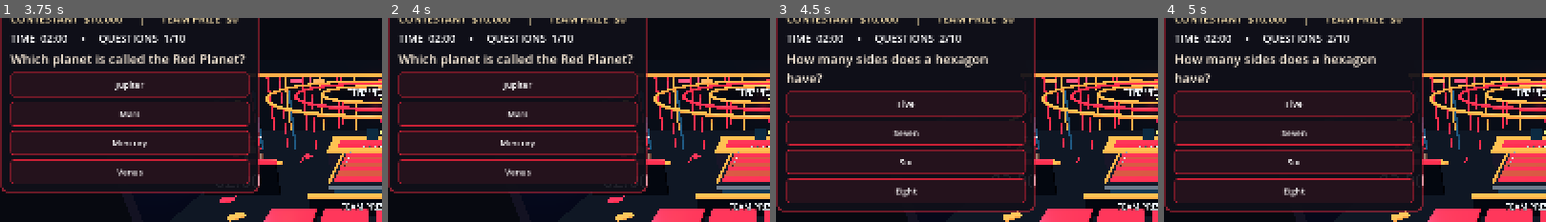
Above: before the commit, frames 1-4 (left to right).
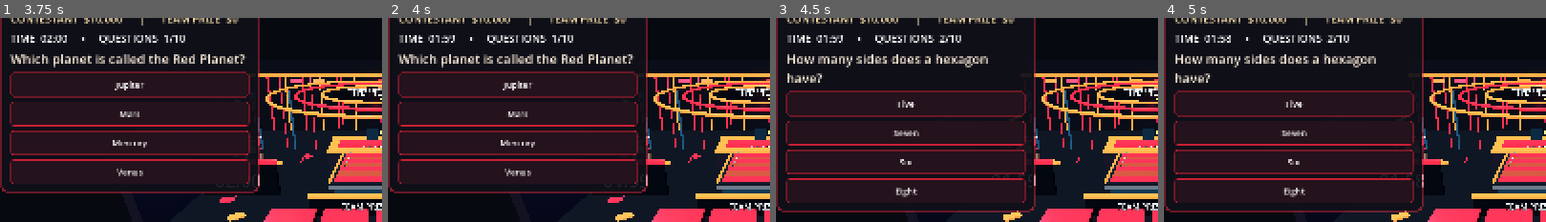
Above: after the commit, the same moments.

Repository: Becksploder2/The-Hunt
Game: Godot game, scene res://main.tscn
Same seed, same stepped clock (60 frames per second), same inputs: the game is played once before the commit and once after it.
Inputs:
- Up to frame 1 (3.75 s): click "PLAY THE HUNT" at 0.5 s; click "MAIN MENU" at 1.25 s; click "PLAY THE HUNT" at 2 s; click "START CASH BUILDER" at 2.75 s; click "Ottawa" at 3.5 s
- Up to frame 2 (4 s): no input
- Up to frame 3 (4.5 s): click "Jupiter" at 4.25 s
- Up to frame 4 (5 s): no input
The pictures show only the part of the screen within x 1-51%, y 15-65%; the shares and areas given below are measured in that part.

Frame 1 is identical in both runs. In frame 2, 0.1% of the frame differs, in the area x 12-18%, y 8-13%; in frame 3, 0.1%; in frame 4, 0.1%.

Commit message:
Fix cashbuilder timer stopping on first question redraw; keep countdown independent of screen clearing

Diff:
--- a/godot/main.gd
+++ b/godot/main.gd
@@ -680,8 +680,7 @@
  panel.add_child(content)
 
 func _clear_ui() -> void:
- if countdown != null:
-  countdown.stop()
+ # Only clear presentation widgets. Never stop a live clock during question redraw.
  for child in content.get_children():
   content.remove_child(child)
   child.queue_free()
@@ -764,6 +763,8 @@
   stage_clock.text=_clock_string(ceili(time_remaining))
 
 func _main_menu() -> void:
+ if countdown != null:
+  countdown.stop()
  phase="menu"
  _clear_ui()
  message="Let the Hunt Begin!"
@@ -895,6 +896,7 @@
  _builder_intro()
 
 func _builder_intro() -> void:
+ countdown.stop()
  phase="builder_intro"
  individual_money=0
  right_answers=0
@@ -906,8 +908,8 @@
  _scoreboard()
  _button("START CASH BUILDER",func() -> void:
   phase="builder"
+  _question_screen()
   countdown.start()
-  _question_screen()
  )
  _button("MAIN MENU",_main_menu)
 
@@ -919,6 +921,7 @@
 var active_question: Array=[]
 func _question_screen() -> void:
  _clear_ui()
+ _update_3d_screens()
  _heading("CASH BUILDER" if phase=="builder" else "THE HUNT")
  _scoreboard()
  active_question=_question()
@@ -1057,6 +1060,7 @@
  _label(message)
 
 func _show_offers() -> void:
+ countdown.stop()
  tron_active=true
  camera.position=Vector3(0,7.4,13.8)
  camera.look_at(Vector3(0,1.3,-1.0))
